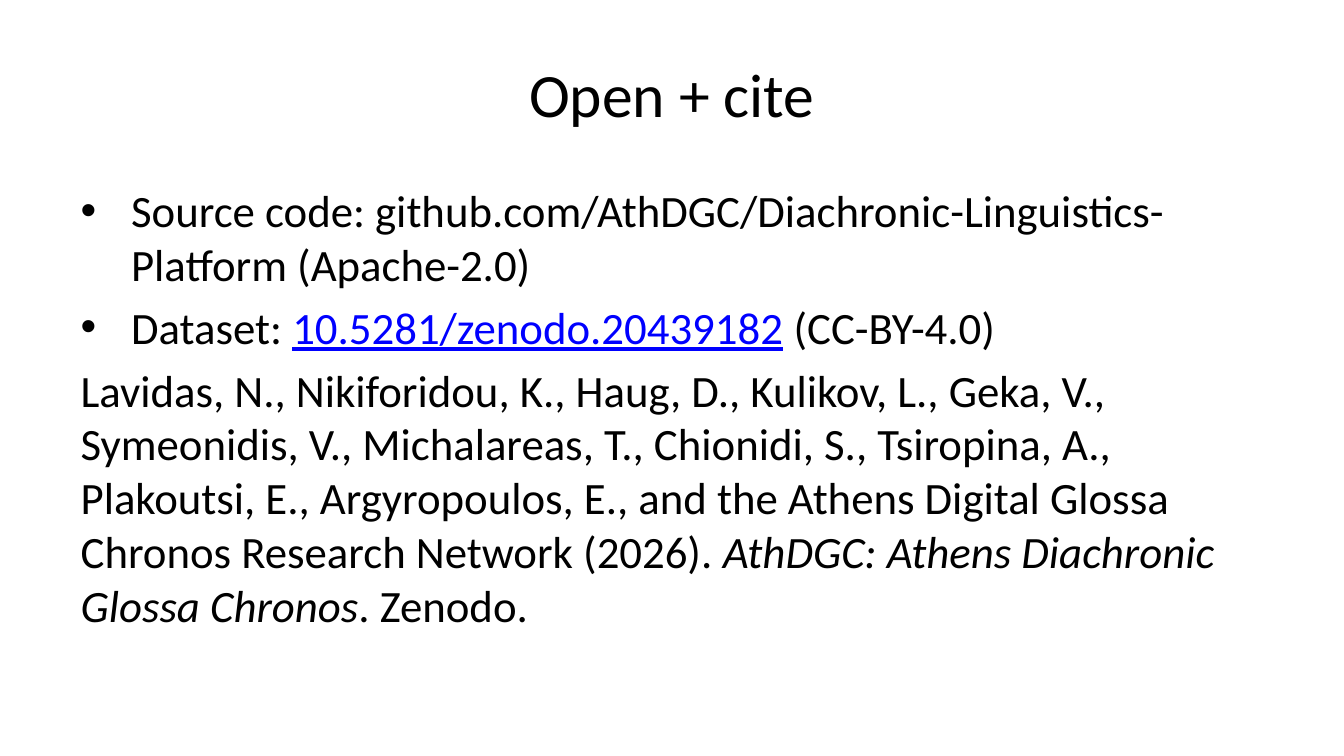
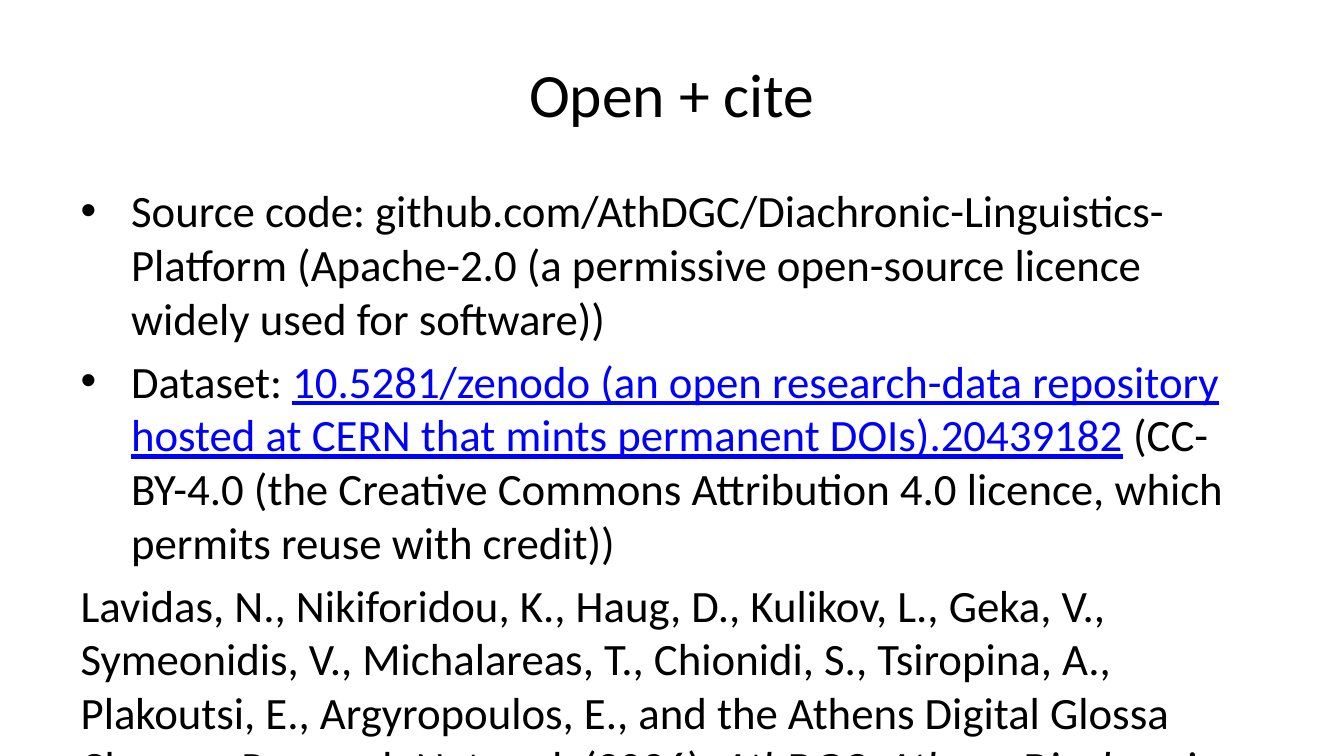
Before and after one commit to AthDGC/AthDGC.github.io, a slide deck: slide 9 of slides/lrec_demo.pptx. Drawn at 1344x756 pixels with LibreOffice and Linux fonts; fonts in the diff are those of the drawing. Boxes give left, top, right and bottom in pixels: in the first picture for what was removed or moved away, otherwise in the second. Text is boxed around its words. In the diff, an @@ line names an element or a change of style, - is before the commit and + after.

Commit message:
AthDGC site update 2026-06-05 01:29 --- clean Quarto render, real Zenodo DOI 10.5281/zenodo.20439182, samples-only public release

```diff
--- a/slides/lrec_demo.pptx
+++ b/slides/lrec_demo.pptx
@@ text at (131, 196, 1223, 567): text changed @@
-• Source code: github.com/AthDGC/Diachronic-Linguistics-Platform (Apache-2.0)
-• Dataset: 10.5281/zenodo.20439182 (CC-BY-4.0)
+• Source code: github.com/AthDGC/Diachronic-Linguistics-Platform (Apache-2.0 (a permissive open-source licence widely used for software))
+• Dataset: 10.5281/zenodo (an open research-data repository hosted at CERN that mints permanent DOIs).20439182 (CC-BY-4.0 (the Creative Commons Attribution 4.0 licence, which permits reuse with credit))
```
Also in this commit, not shown: 7 other slides changed, 22 other files.
